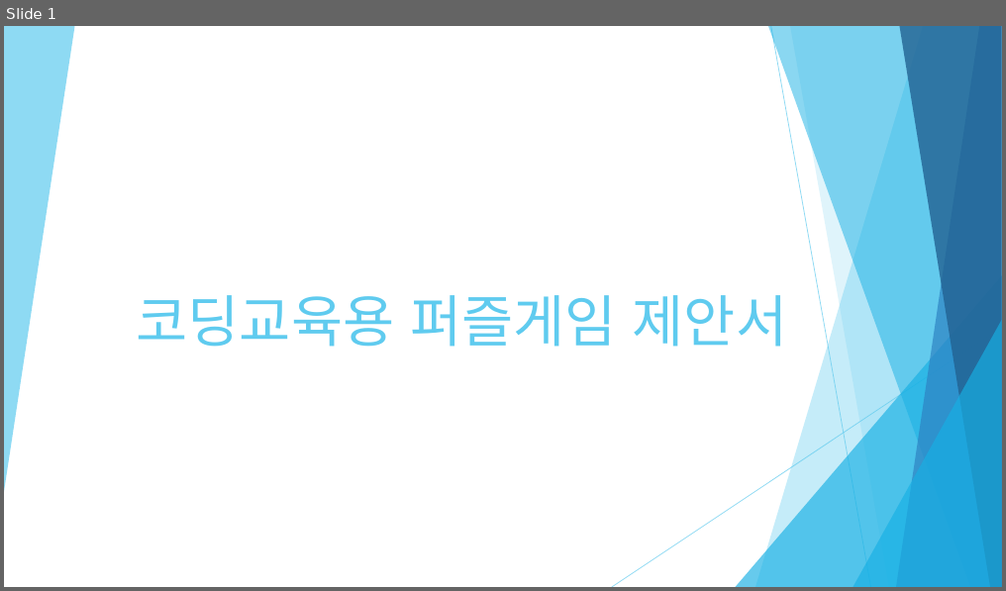
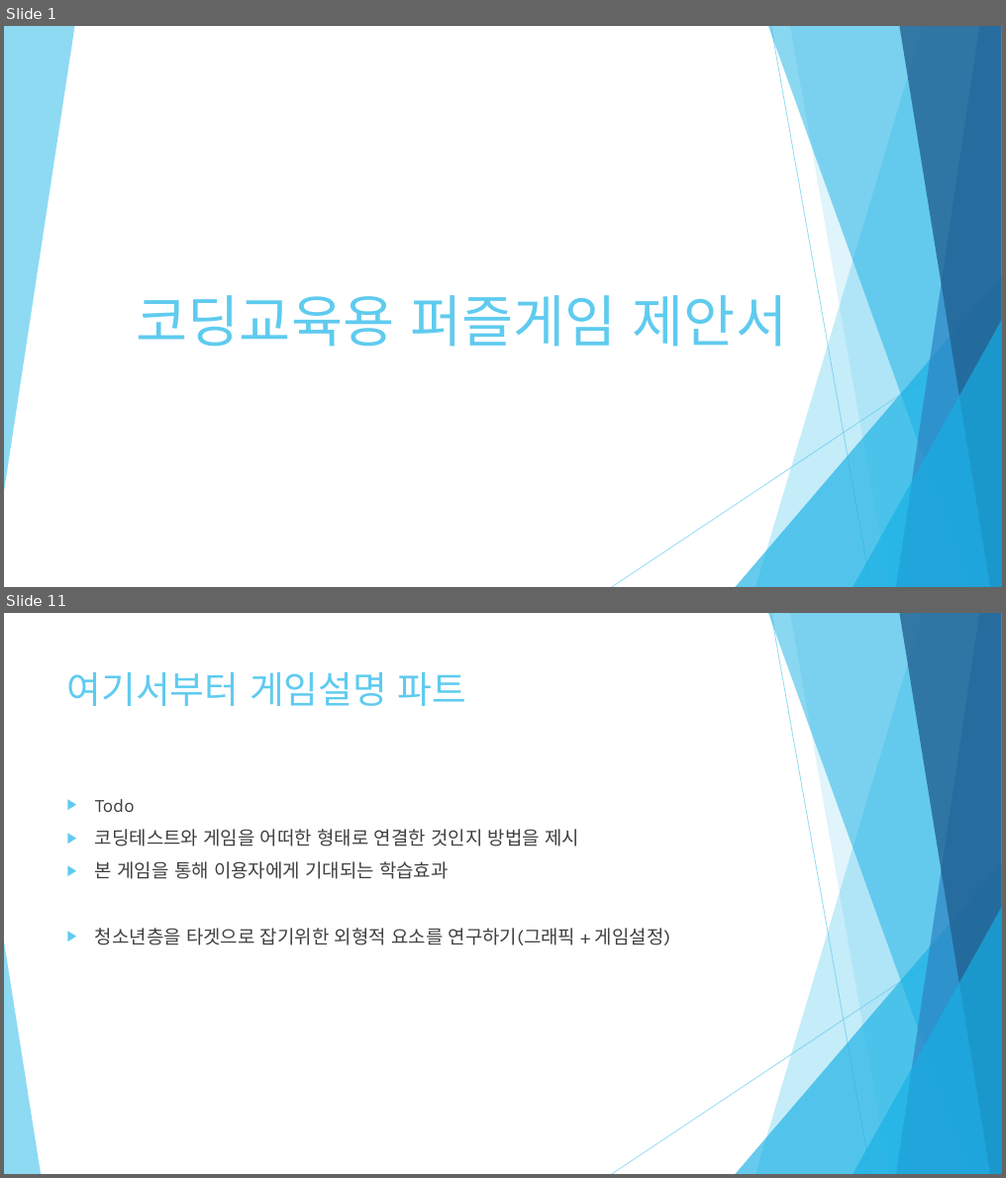
Before and after one commit to healjoo/smallprecious, a slide deck: 코딩교육용 퍼즐게임 제안서.pptx. Shown one above the other, each under a label of ours: slide 1 before the commit, slides 1 and 11 after it; the slides between them are not shown. The pictures are 1006x591 and 1006x1178 pixels, drawn with LibreOffice and Linux fonts; fonts in the diff are those of the drawing. Boxes give left, top, right and bottom in pixels: in the first picture for what was removed or moved away, otherwise in the second. Text is boxed around its words. In the diff, an @@ line names an element or a change of style, - is before the commit and + after.

```diff
--- a/코딩교육용 퍼즐게임 제안서.pptx
+++ b/코딩교육용 퍼즐게임 제안서.pptx
@@ slide 11 added at [4,613,1002,1174], background #FFFFFF; not listed: 9 template elements that a slide beside it also shows @@
@@ title added at [67,672,467,706], 36 pt, text #5FCBEF @@
+여기서부터 게임설명 파트
@@ text added at [95,799,670,946], 18 pt, text #404040 @@
+▶ Todo
+▶ 코딩테스트와 게임을 어떠한 형태로 연결한 것인지 방법을 제시
+▶ 본 게임을 통해 이용자에게 기대되는 학습효과
+▶ 청소년층을 타겟으로 잡기위한 외형적 요소를 연구하기(그래픽 + 게임설정)
@@ triangle added at [4,942,41,1174], fill #5FCBEF at 70% opacity @@
```
Also in this commit, not shown: 8 slides changed, 1 other slide added, 1 other file.
